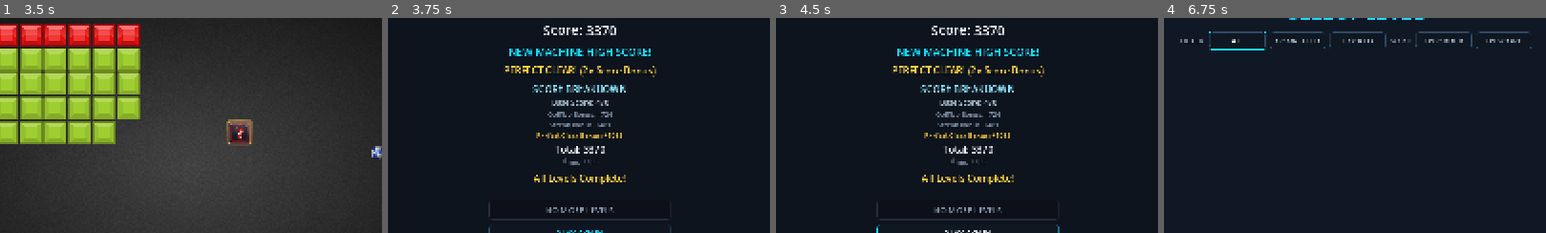
Above: before the commit, frames 1-4 (left to right).
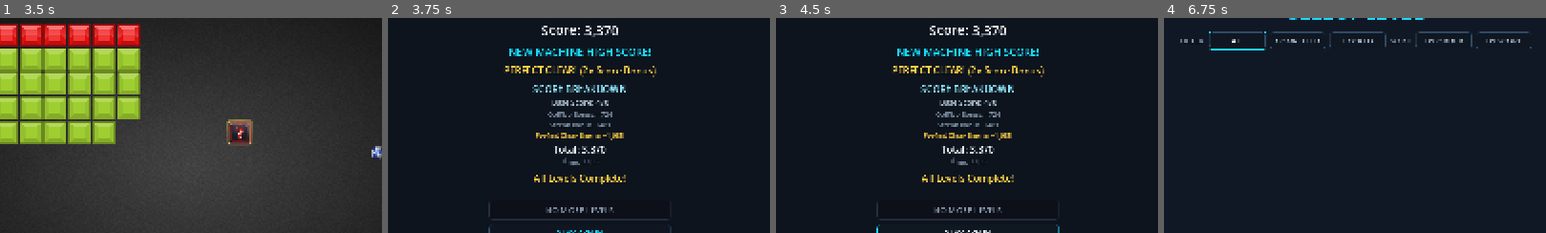
Above: after the commit, the same moments.

Repository: zepanv/zepball
Game: Godot game, scene res://scenes/main/main.tscn
Same seed, same stepped clock (60 frames per second), same inputs: the game is played once before the commit and once after it. This scene is started directly instead of the project's main scene.
Inputs (mouse positions are % of the whole screen's width and height, from its top left):
- Up to frame 1 (3.5 s): tap Enter (ui_accept) at 0.5, 0.77, 1.52, 3.02 s; move the mouse to (55, 50) at 0.52 s; hold ] (audio_next_track) 0.53-1.28 s; hold = (audio_volume_up) from 0.53 s (still down); click (55, 50) at 0.67 s; move the mouse to (45, 50) at 1.27 s; tap [ (audio_prev_track) at 1.35 s; move the mouse to (52, 48) at 2.02 s; hold Space (launch_ball) 2.03-2.78 s; move the mouse to (49, 52) at 2.77 s; tap Shift at 2.85 s; click (49, 52) at 2.92 s
- Up to frame 2 (3.75 s): keep holding = (audio_volume_up); move the mouse to (57, 51) at 3.52 s; tap C at 3.6 s
- Up to frame 3 (4.5 s): tap Enter (ui_accept) at 3.77 s; release = (audio_volume_up) at 4.25 s; click "PLAY AGAIN" at 4.25 s
- Up to frame 4 (6.75 s): click "PLAY AGAIN" at 5 s; click "PLAY AGAIN" at 5.75 s; click "LEVEL SELECT" at 6.5 s
The pictures show only the part of the screen within x 25-75%, y 23-73%; the shares and areas given below are measured in that part.

Frame 1 is identical in both runs. In frame 2, 1.3% of the frame differs, in the area x 38-62%, y 3-64%; in frame 3, 1.3%; in frame 4, nothing differs.

Commit message:
feat: add comma separators to all score displays
Adds ScoreBreakdownHelpers.comma_sep() for locale-agnostic thousand
separators and applies it across HUD, game over, level complete, set
complete, stats, endless waves, and high score rows. Bonus values in
score breakdowns also gain commas via format_bonus().

Co-Authored-By: Claude Sonnet 4.6 <noreply@anthropic.com>

Diff:
--- a/scripts/hud.gd
+++ b/scripts/hud.gd
@@ -293,7 +293,7 @@
 	tween.tween_property(combo_overlay, "scale", Vector2.ONE, 0.4)
 
 func _on_score_changed(new_score: int) -> void:
-	score_label.text = str(new_score)
+	score_label.text = ScoreBreakdownHelpers.comma_sep(new_score)
 
 func _on_lives_changed(new_lives: int) -> void:
 	lives_label.text = str(max(0, new_lives - 1))
--- a/scripts/ui/endless_waves.gd
+++ b/scripts/ui/endless_waves.gd
@@ -59,7 +59,7 @@
 		var best_run: Dictionary = survival_runs[0]
 		var best_wave: int = int(max(1, int(best_run.get("wave", 1))))
 		var best_score: int = int(max(0, int(best_run.get("score", 0))))
-		survival_best_label.text = "BEST RUN: WAVE %d | %d PTS" % [best_wave, best_score]
+		survival_best_label.text = "BEST RUN: WAVE %d | %s PTS" % [best_wave, ScoreBreakdownHelpers.comma_sep(best_score)]
 
 	var blitz_runs: Array = SaveManager.get_blitz_top_runs()
 	if blitz_runs.is_empty():
@@ -67,7 +67,7 @@
 	else:
 		var best_blitz_run: Dictionary = blitz_runs[0]
 		var best_blitz_score: int = int(max(0, int(best_blitz_run.get("score", 0))))
-		blitz_best_label.text = "BEST RUN: %d PTS" % best_blitz_score
+		blitz_best_label.text = "BEST RUN: %s PTS" % ScoreBreakdownHelpers.comma_sep(best_blitz_score)
 
 func _update_focus_neighbors() -> void:
 	survival_start_button.focus_neighbor_right = survival_start_button.get_path_to(blitz_start_button)
--- a/scripts/ui/game_over.gd
+++ b/scripts/ui/game_over.gd
@@ -28,7 +28,7 @@
 	var in_blitz = MenuController.is_blitz_mode
 
 	# Display final score
-	score_label.text = "Final Score: " + str(final_score)
+	score_label.text = "Final Score: " + ScoreBreakdownHelpers.comma_sep(final_score)
 
 	if in_survival:
 		retry_button.text = "PLAY AGAIN"
@@ -68,7 +68,7 @@
 				high_score_label.text = "NEW HIGH SCORE!"
 				high_score_label.set("theme_override_colors/font_color", Color(1, 1, 0, 1))
 			else:
-				high_score_label.text = "High Score: " + str(high_score)
+				high_score_label.text = "High Score: " + ScoreBreakdownHelpers.comma_sep(high_score)
 				high_score_label.set("theme_override_colors/font_color", Color(0.5, 1, 0.5, 1))
 		else:
 			high_score_label.text = ""
@@ -184,7 +184,7 @@
 func _format_survival_run(run: Dictionary) -> String:
 	var wave = int(run.get("wave", 1))
 	var score = int(run.get("score", 0))
-	return "Wave %d, %d pts" % [wave, score]
+	return "Wave %d, %s pts" % [wave, ScoreBreakdownHelpers.comma_sep(score)]
 
 func _show_blitz_comparison() -> void:
 	var personal_runs: Array = SaveManager.get_blitz_top_runs()
@@ -206,10 +206,10 @@
 func _format_blitz_run(run: Dictionary) -> String:
 	var score = int(run.get("score", 0))
 	var rows = int(run.get("rows", 0))
-	return "%d rows, %d pts" % [rows, score]
+	return "%d rows, %s pts" % [rows, ScoreBreakdownHelpers.comma_sep(score)]
 
 func _format_time(seconds: float) -> String:
 	var total: int = int(seconds)
-	var mins: int = int(total / 60)
+	var mins: int = total / 60
 	var secs: int = total % 60
 	return "%d:%02d" % [mins, secs]
--- a/scripts/ui/high_score_row.gd
+++ b/scripts/ui/high_score_row.gd
@@ -134,7 +134,7 @@
 	var value := int(entry.get("score", 0))
 	if score_mode == "time":
 		return _format_time(value)
-	return str(value)
+	return ScoreBreakdownHelpers.comma_sep(value)
 
 func _format_date(raw_date: String) -> String:
 	if raw_date == "" or raw_date == "Unknown":
--- a/scripts/ui/level_complete.gd
+++ b/scripts/ui/level_complete.gd
@@ -49,9 +49,9 @@
 
 	# Display score
 	if MenuController.current_play_mode == MenuController.PlayMode.SET:
-		score_label.text = "Level Score: " + str(level_score_final)
-	else:
-		score_label.text = "Score: " + str(level_score_final)
+		score_label.text = "Level Score: " + Helpers.comma_sep(level_score_final)
+	else:
+		score_label.text = "Score: " + Helpers.comma_sep(level_score_final)
 
 	# Display perfect clear message if achieved
 	if was_perfect:
@@ -71,7 +71,7 @@
 	else:
 		var personal_best = SaveManager.get_level_key_high_score(level_key)
 		if personal_best > 0:
-			high_score_label.text = "Personal Best: " + str(personal_best)
+			high_score_label.text = "Personal Best: " + Helpers.comma_sep(personal_best)
 			UI_THEME.style_subtitle(high_score_label)
 
 	# Populate score breakdown
@@ -85,7 +85,7 @@
 	breakdown_title_label.text = "SCORE BREAKDOWN"
 	if is_challenge_set_run:
 		breakdown_title_label.text = challenge_mode_label + " LEVEL BREAKDOWN"
-	base_score_label.text = "Base Score: " + str(base_points)
+	base_score_label.text = "Base Score: " + Helpers.comma_sep(base_points)
 
 	# Hide zero-value bonus lines
 	_set_bonus_line(difficulty_bonus_label, "Difficulty", difficulty_bonus)
@@ -94,7 +94,7 @@
 	_set_bonus_line(double_bonus_label, "Power-Up", double_bonus)
 	_set_bonus_line(perfect_bonus_label, "Perfect Clear", perfect_bonus)
 
-	total_score_label.text = "Total: " + str(level_score_raw + perfect_bonus)
+	total_score_label.text = "Total: " + Helpers.comma_sep(level_score_raw + perfect_bonus)
 	if challenge_mode == "time_attack" and is_challenge_set_run:
 		var run_time_seconds: int = int(MenuController.get_time_attack_elapsed_base_seconds())
 		if run_time_seconds < 0:
@@ -120,9 +120,9 @@
 	elif MenuController.current_play_mode == MenuController.PlayMode.SET:
 		set_total_label.visible = true
 		if is_challenge_set_run:
-			set_total_label.text = challenge_mode_label + " Total: " + str(final_score)
-		else:
-			set_total_label.text = "Set Total: " + str(final_score)
+			set_total_label.text = challenge_mode_label + " Total: " + Helpers.comma_sep(final_score)
+		else:
+			set_total_label.text = "Set Total: " + Helpers.comma_sep(final_score)
 		# In set mode, show continue button (no auto-advance - let player take a break)
 		next_level_button.text = "CONTINUE SET"
 		unlocked_label.text = "Ready for next level"
@@ -146,7 +146,7 @@
 		next_level_button.grab_focus()
 
 	if legacy_level_id == 0:
-		score_label.text = "Level %d Score: %d" % [level_index + 1, level_score_final]
+		score_label.text = "Level %d Score: %s" % [level_index + 1, Helpers.comma_sep(level_score_final)]
 
 func _apply_theme() -> void:
 	UI_THEME.apply_to(self)
--- a/scripts/ui/score_breakdown_helpers.gd
+++ b/scripts/ui/score_breakdown_helpers.gd
@@ -4,10 +4,23 @@
 ## Shared formatting and challenge-mode helpers used by both
 ## Level Complete and Set Complete screens.
 
+static func comma_sep(value: int) -> String:
+	var s := str(abs(value))
+	var result := ""
+	var count := 0
+	for i in range(s.length() - 1, -1, -1):
+		if count > 0 and count % 3 == 0:
+			result = "," + result
+		result = s[i] + result
+		count += 1
+	if value < 0:
+		result = "-" + result
+	return result
+
 static func format_bonus(value: int) -> String:
 	if value > 0:
-		return "+" + str(value)
-	return str(value)
+		return "+" + comma_sep(value)
+	return comma_sep(value)
 
 static func format_time(seconds: float) -> String:
 	var total_seconds = int(seconds)
--- a/scripts/ui/set_complete.gd
+++ b/scripts/ui/set_complete.gd
@@ -60,7 +60,7 @@
 		set_name_label.text += " - " + challenge_mode_label
 
 	# Display final score
-	score_label.text = "Final Score: " + str(final_score)
+	score_label.text = "Final Score: " + Helpers.comma_sep(final_score)
 
 	# Check for perfect set clear (3x bonus)
 	var game_manager = get_tree().get_first_node_in_group("game_manager")
@@ -80,7 +80,7 @@
 	breakdown_title_label.text = "SET SCORE BREAKDOWN"
 	if is_challenge_set_run:
 		breakdown_title_label.text = challenge_mode_label + " SET BREAKDOWN"
-	base_score_label.text = "Base Score: " + str(base_points)
+	base_score_label.text = "Base Score: " + Helpers.comma_sep(base_points)
 
 	# Hide zero-value bonus lines
 	_set_bonus_line(difficulty_bonus_label, "Difficulty", difficulty_bonus)
@@ -90,7 +90,7 @@
 	_set_bonus_line(perfect_clear_bonus_label, "Perfect Clear", perfect_clear_bonus)
 	_set_bonus_line(perfect_set_bonus_label, "Perfect Set", set_bonus)
 
-	total_score_label.text = "Total: " + str(final_score)
+	total_score_label.text = "Total: " + Helpers.comma_sep(final_score)
 	if challenge_mode == "time_attack":
 		time_label.text = "Time Attack Time: " + Helpers.format_time(float(displayed_time_seconds))
 	else:
@@ -123,14 +123,14 @@
 		else:
 			var challenge_personal_best = SaveManager.get_challenge_set_high_score(pack_id, challenge_mode)
 			if challenge_personal_best > 0:
-				set_high_score_label.text = "%s Best: %d" % [challenge_mode_label, challenge_personal_best]
+				set_high_score_label.text = "%s Best: %s" % [challenge_mode_label, Helpers.comma_sep(challenge_personal_best)]
 				UI_THEME.style_subtitle(set_high_score_label)
 			else:
 				set_high_score_label.text = ""
 	else:
 		var personal_best = SaveManager.get_set_pack_high_score(pack_id)
 		if personal_best > 0:
-			set_high_score_label.text = "Set Personal Best: " + str(personal_best)
+			set_high_score_label.text = "Set Personal Best: " + Helpers.comma_sep(personal_best)
 			UI_THEME.style_subtitle(set_high_score_label)
 		else:
 			set_high_score_label.text = ""
--- a/scripts/ui/stats.gd
+++ b/scripts/ui/stats.gd
@@ -60,13 +60,13 @@
 	"""Load and display all statistics from SaveManager"""
 	var stats = SaveManager.get_all_statistics()
 
-	bricks_label.text = "Bricks Broken: " + str(int(stats.get("total_bricks_broken", 0)))
-	powerups_label.text = "Power-ups: " + str(int(stats.get("total_power_ups_collected", 0)))
-	levels_label.text = "Levels Completed: " + str(int(stats.get("total_levels_completed", 0)))
-	combo_label.text = "Highest Combo: " + str(int(stats.get("highest_combo", 0))) + "x"
-	score_label.text = "Highest Score: " + str(int(stats.get("highest_score", 0)))
-	games_label.text = "Games Played: " + str(int(stats.get("total_games_played", 0)))
-	perfect_label.text = "Perfect Clears: " + str(int(stats.get("perfect_clears", 0)))
+	bricks_label.text = "Bricks Broken: " + ScoreBreakdownHelpers.comma_sep(int(stats.get("total_bricks_broken", 0)))
+	powerups_label.text = "Power-ups: " + ScoreBreakdownHelpers.comma_sep(int(stats.get("total_power_ups_collected", 0)))
+	levels_label.text = "Levels Completed: " + ScoreBreakdownHelpers.comma_sep(int(stats.get("total_levels_completed", 0)))
+	combo_label.text = "Highest Combo: " + ScoreBreakdownHelpers.comma_sep(int(stats.get("highest_combo", 0))) + "x"
+	score_label.text = "Highest Score: " + ScoreBreakdownHelpers.comma_sep(int(stats.get("highest_score", 0)))
+	games_label.text = "Games Played: " + ScoreBreakdownHelpers.comma_sep(int(stats.get("total_games_played", 0)))
+	perfect_label.text = "Perfect Clears: " + ScoreBreakdownHelpers.comma_sep(int(stats.get("perfect_clears", 0)))
 
 	# Format playtime as hours:minutes
 	var total_seconds = stats.get("total_playtime", 0.0)
